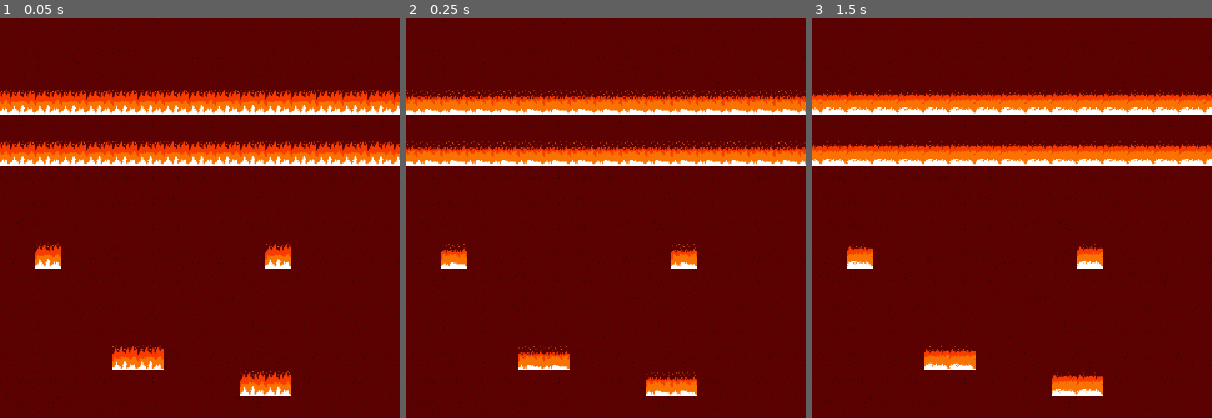
Above: before the commit, frames 1-3 (left to right).
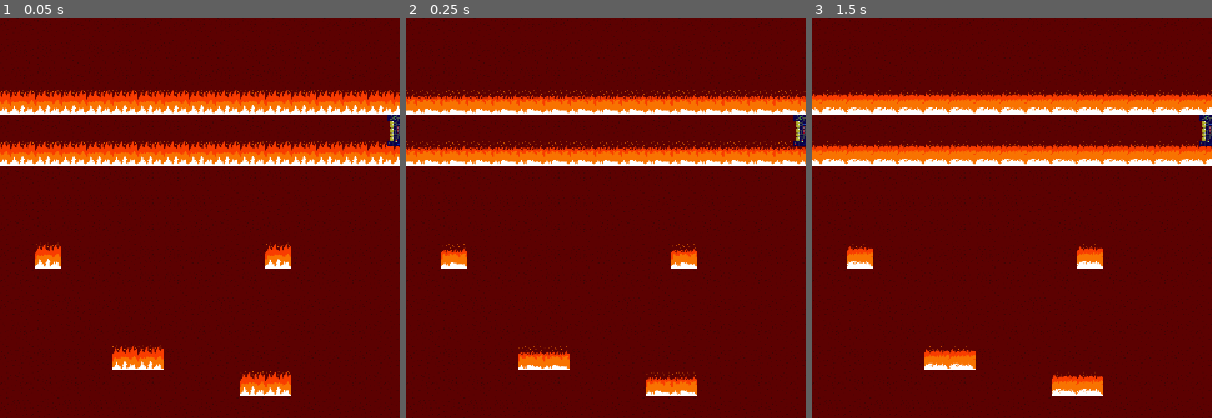
Above: after the commit, the same moments.

Repository: marist-spc/Retro-Tower-Defense
Game: Godot game, scene res://firewall.tscn
The game is run twice, just before and just after one commit, with the same random seed, the same clock (stepped at 60 frames per second) and the same inputs.
Inputs:
- Up to frame 1 (0.05 s): no input
- Up to frame 2 (0.25 s): no input
- Up to frame 3 (1.5 s): no input
The pictures show only the part of the screen within x 50-100%, y 39-89%; the shares and areas given below are measured in that part.

The runs differ from the first frame. In frame 1, 0.2% of the frame differs, in the area x 96-100%, y 24-32%; in frame 2, 0.2%; in frame 3, 0.2%.

Commit message:
added endport

Diff:
--- a/retro-td/endpoint.tscn
+++ b/retro-td/endpoint.tscn
@@ -45,6 +45,7 @@
 }]
 
 [node name="endpoint" type="Area2D" unique_id=935857843]
+scale = Vector2(0.8, 0.8)
 
 [node name="CollisionShape2D" type="CollisionShape2D" parent="." unique_id=1288031808]
 position = Vector2(9.5, 0)
@@ -52,4 +53,5 @@
 
 [node name="AnimatedSprite2D" type="AnimatedSprite2D" parent="." unique_id=248658098]
 sprite_frames = SubResource("SpriteFrames_te6hp")
-frame_progress = 0.13029121
+autoplay = "default"
+frame_progress = 0.0019529196
--- a/retro-td/firewall.tscn
+++ b/retro-td/firewall.tscn
@@ -5,6 +5,7 @@
 [ext_resource type="PackedScene" uid="uid://cx0m8xjqnvq8x" path="res://hud.tscn" id="3_ue4l0"]
 [ext_resource type="PackedScene" uid="uid://vndciyfldo0l" path="res://wave_list.tscn" id="4_kha8f"]
 [ext_resource type="Script" uid="uid://dfkut5ti8uxnl" path="res://spawn_timer.gd" id="5_gcfbm"]
+[ext_resource type="PackedScene" uid="uid://31vsekqt52ig" path="res://endpoint.tscn" id="6_gcfbm"]
 
 [sub_resource type="TileSetAtlasSource" id="TileSetAtlasSource_bwsii"]
 texture = ExtResource("1_664hb")
@@ -62,4 +63,8 @@
 autostart = true
 script = ExtResource("5_gcfbm")
 
+[node name="endpoint" parent="." unique_id=935857843 instance=ExtResource("6_gcfbm")]
+position = Vector2(988, 532)
+scale = Vector2(0.8, 0.8)
+
 [connection signal="timeout" from="SpawnTimer" to="WaveList" method="_on_spawn_timer_timeout"]
